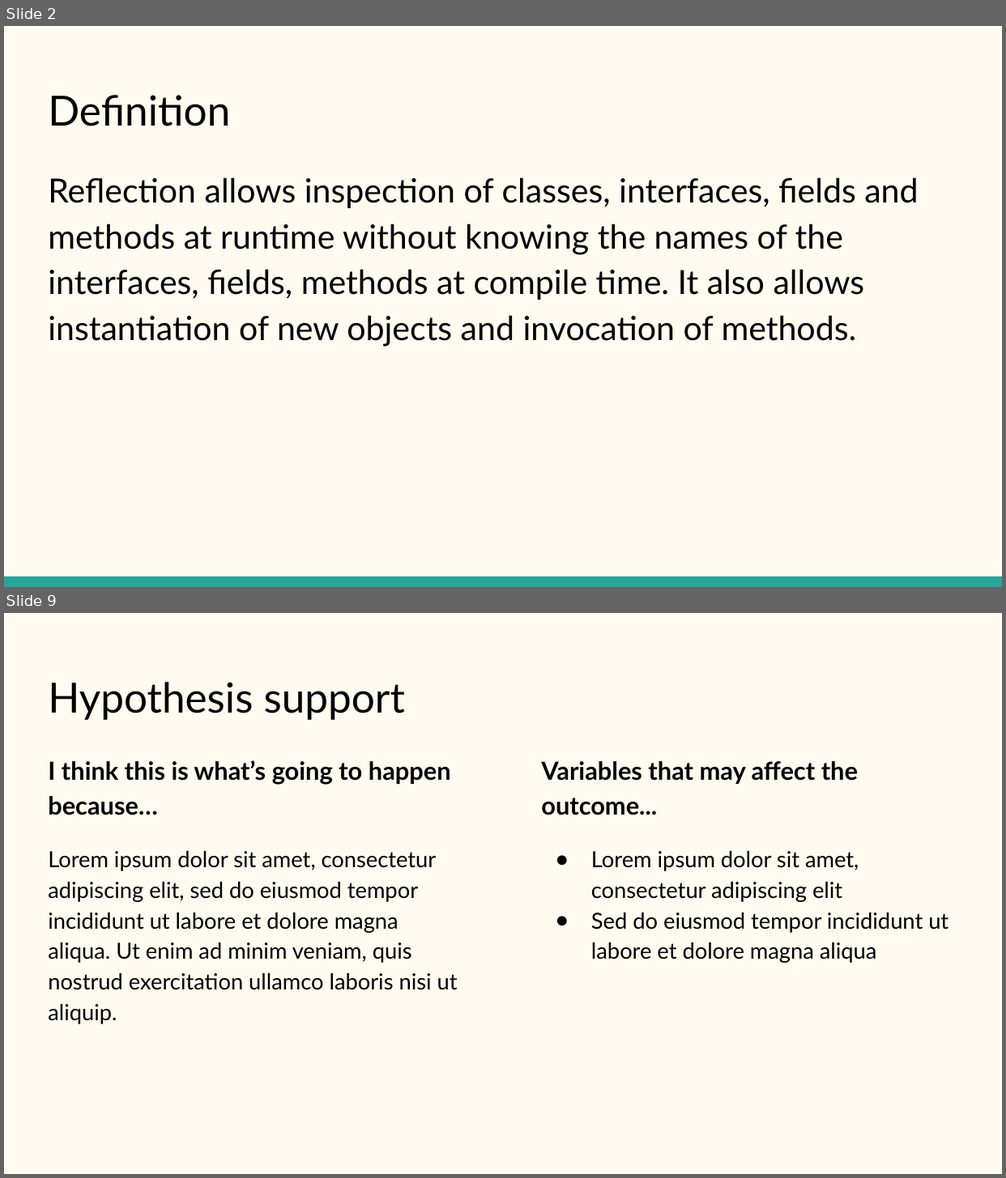
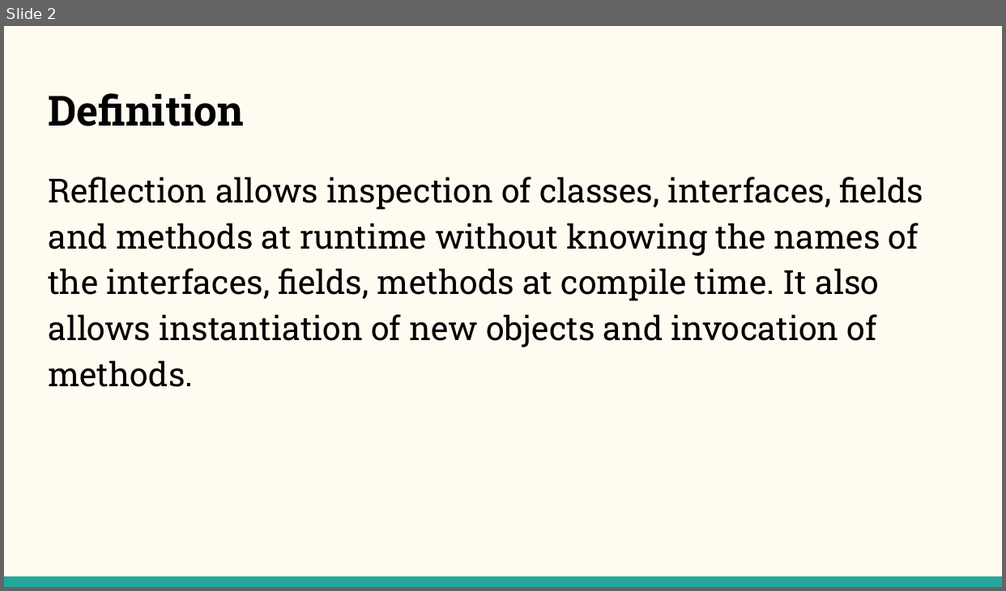
Before and after one commit to NehalPatel/Reflection, a slide deck: Reflection.pptx. Shown one above the other, each under a label of ours: slides 2 and 9 before the commit, slide 2 after it; the slides between them are not shown. The pictures are 1006x1178 and 1006x591 pixels, drawn with LibreOffice and Linux fonts; fonts in the diff are those of the drawing. Boxes give left, top, right and bottom in pixels: in the first picture for what was removed or moved away, otherwise in the second. Text is boxed around its words. In the diff, an @@ line names an element or a change of style, - is before the commit and + after.

```diff
--- a/Reflection.pptx
+++ b/Reflection.pptx
@@ slide 9 removed at (4,613,1002,1174), background #FFFBF0 @@
@@ title removed at (48,682,405,720) @@
-Hypothesis support
@@ text removed at (48,760,458,1024) @@
-I think this is what’s going to happen because…
-Lorem ipsum dolor sit amet, consectetur adipiscing elit, sed do eiusmod tempor incididunt ut labore et dolore magna aliqua. Ut enim ad minim veniam, quis nostrud exercitation ullamco laboris nisi ut aliquip.
@@ text removed at (541,761,948,963) @@
-Variables that may affect the outcome...
-● Lorem ipsum dolor sit amet, consectetur adipiscing elit
-● Sed do eiusmod tempor incididunt ut labore et dolore magna aliqua
@@ slide 2 changed as well @@
@@ title "Definition" at (48,93,244,126): font Lato to Roboto Slab, bold on @@
@@ text "Reflection allows inspection of classes, ..." at (48,177,924,387): font Lato to Roboto Slab @@
```
Also in this commit, not shown: 1 other slide changed, 8 slides added, 7 other slides removed, 7 other files.
